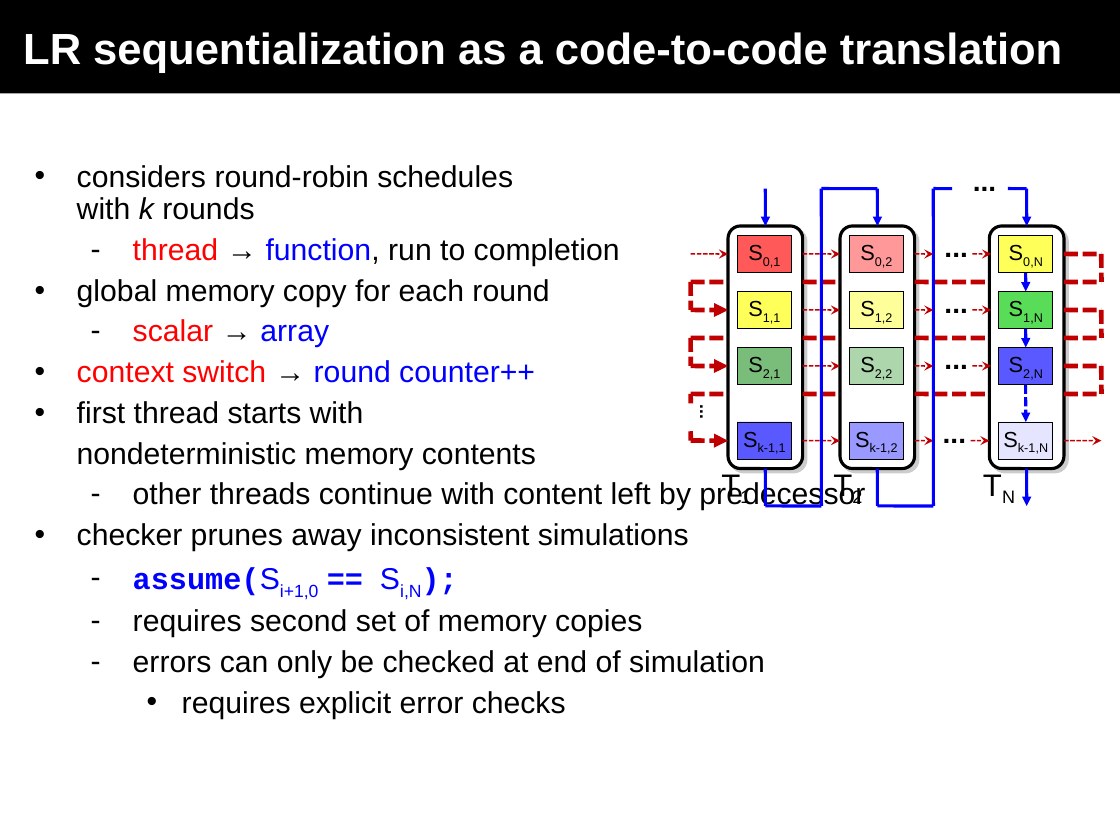
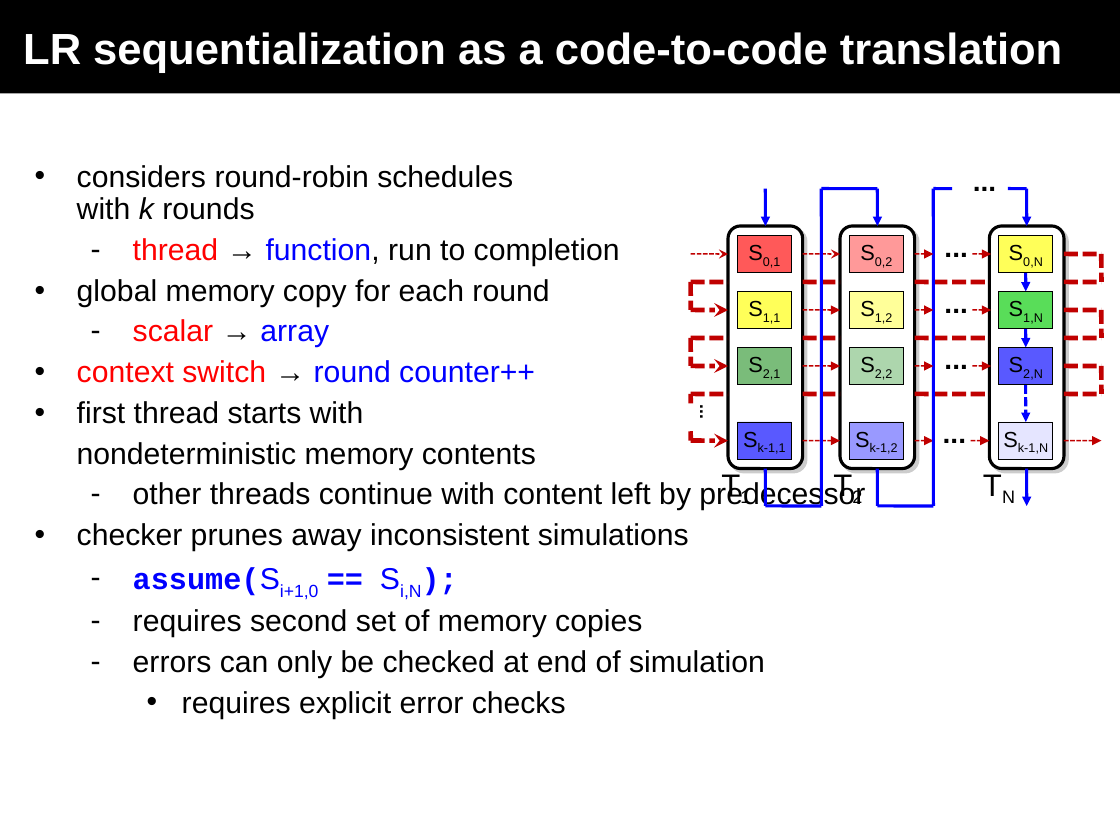
Before and after one commit to menesro/mpri, a slide deck: slide 34 of lecture3/sequentializations.ppt (slide 33 before the commit). Drawn at 1120x840 pixels with LibreOffice and Linux fonts; fonts in the diff are those of the drawing. Boxes give left, top, right and bottom in pixels: in the first picture for what was removed or moved away, otherwise in the second. Text is boxed around its words. In the diff, an @@ line names an element or a change of style, - is before the commit and + after.

Commit message:
some stuff added in the sequentializations

```diff
--- a/lecture3/sequentializations.ppt
+++ b/lecture3/sequentializations.ppt
@@ arrow (915, 254) - (933, 254): arrowheads changed @@
@@ arrow (972, 254) - (991, 254): arrowheads changed @@
@@ arrow (691, 310) - (728, 310): arrowheads changed @@
@@ arrow (803, 310) - (840, 310): arrowheads changed @@
@@ arrow (915, 310) - (933, 310): arrowheads changed @@
@@ arrow (972, 310) - (991, 310): arrowheads changed @@
@@ arrow (691, 366) - (728, 366): arrowheads changed @@
@@ arrow (803, 366) - (840, 366): arrowheads changed @@
@@ arrow (915, 366) - (933, 366): arrowheads changed @@
@@ arrow (972, 366) - (991, 366): arrowheads changed @@
@@ arrow (691, 440) - (728, 440): arrowheads changed @@
@@ arrow (803, 440) - (840, 440): arrowheads changed @@
@@ arrow (915, 440) - (933, 440): arrowheads changed @@
@@ arrow (971, 440) - (989, 440): arrowheads changed @@
@@ arrow (1064, 440) - (1101, 440): arrowheads changed @@
```
Also in this commit, not shown: 3 other slides changed, 23 slides added, 2 other files.
